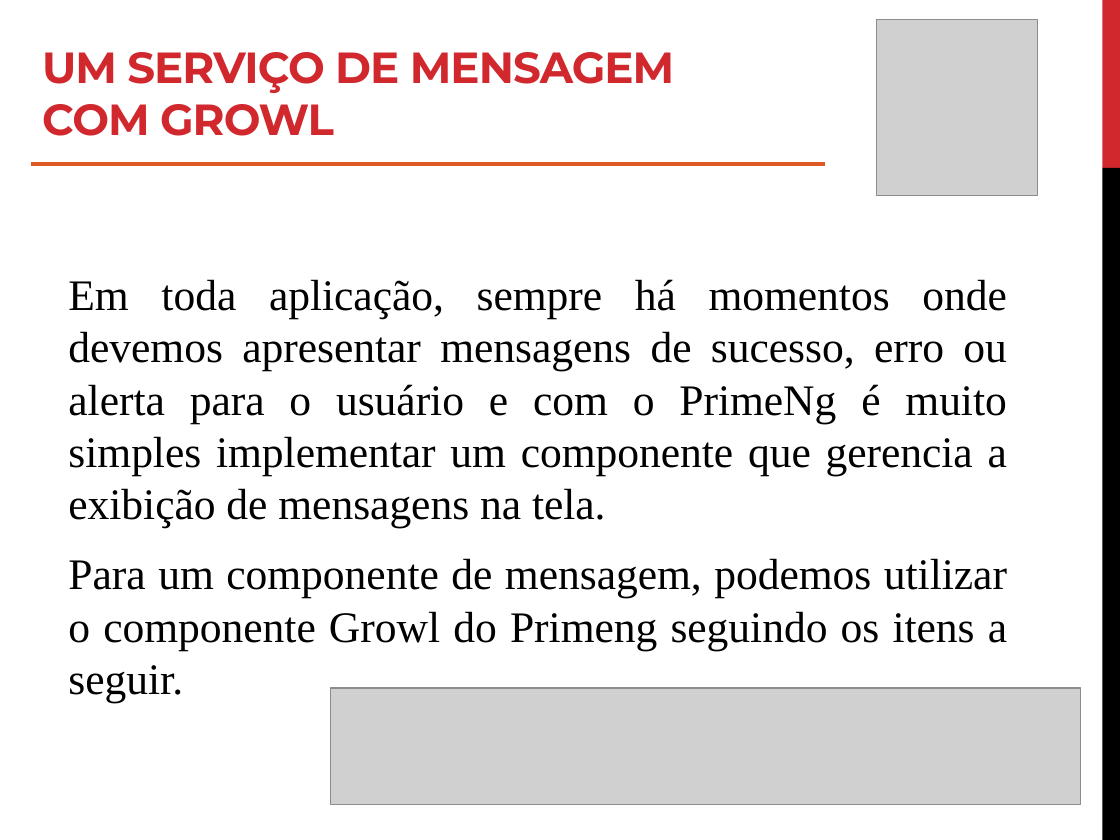
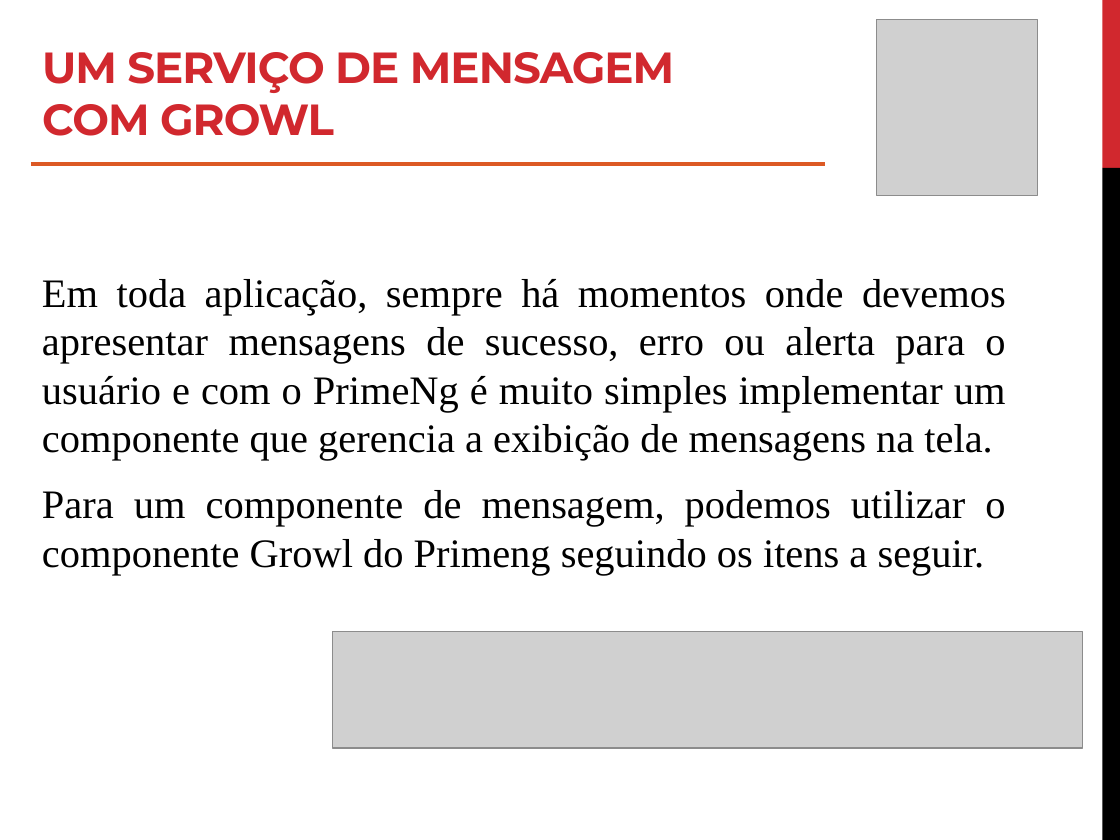
Before and after one commit to roney-amorim/workshop-angular, a slide deck: slide 37 of Módulo 2/Modulo 2.pptx. Drawn at 1120x840 pixels with LibreOffice and Linux fonts; fonts in the diff are those of the drawing; grey boxes stand for pictures. Boxes give left, top, right and bottom in pixels: in the first picture for what was removed or moved away, otherwise in the second. Text is boxed around its words. In the diff, an @@ line names an element or a change of style, - is before the commit and + after.

```diff
--- a/Módulo 2/Modulo 2.pptx
+++ b/Módulo 2/Modulo 2.pptx
@@ text "Em toda aplicação, sempre há ...": place and size @@
-text "Em toda aplicação, sempre há ..." at (68,279,1007,703)
+text "Em toda aplicação, sempre há ..." at (42,279,1006,575)
@@ text "Em toda aplicação, sempre há ..." at (42,279,1006,575): size 28 to 26 pt @@
@@ picture: place and size @@
-picture at (330,688,1080,804)
+picture at (333,632,1082,748)
```
Also in this commit, not shown: 32 other slides changed, 1 slide added, 4 other files.
